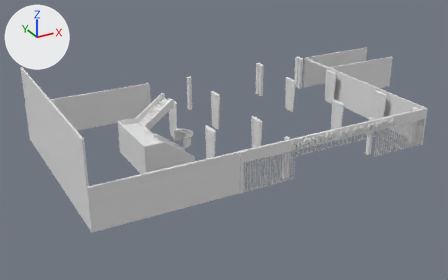
The Blender file Modelos/SotanoA.blend: old version first, new version second.
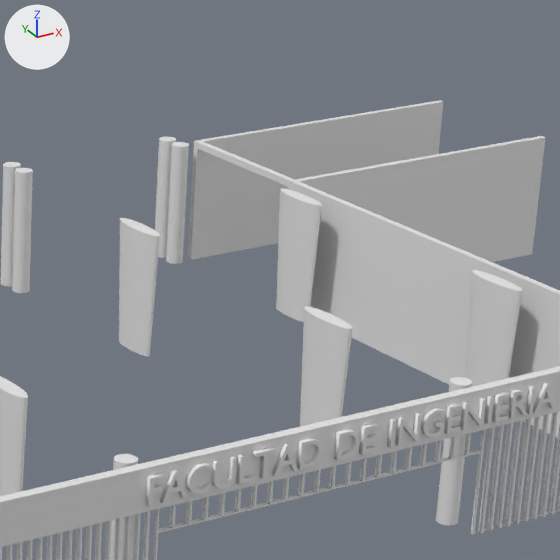
The first picture shows the older version from a 50 mm camera at (-21.1, -42.2, 26.6) aimed at (8.4, 11.4, -0.2). The close-ups show the older and then the newer version on the part from 57% to 88% of the width and 8% to 58% of the height of that picture. Only the edits that show in the close-ups are written down. The lights are fixed; the arrows at upper left show +X, +Y and +Z.

Objects in the first close-up: 'Columna', 'Columna.001', 'Cubo', 'Círculo', 'Texto', 'derecha', 'derecha.001', 'izquierda.001', 'reja de arriba', 'reja de arriba.001' and 1 more.
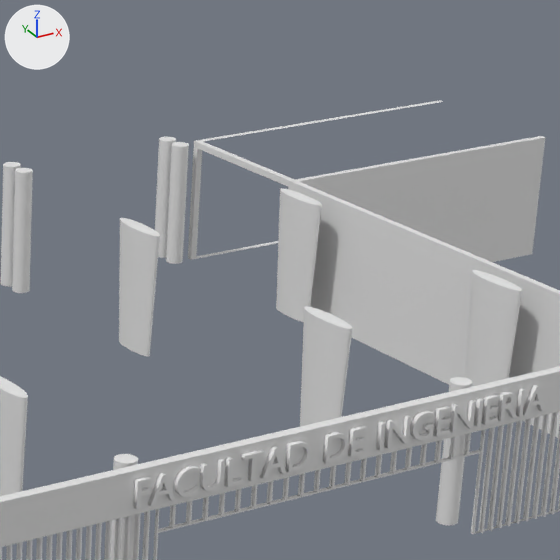
Where the newer file only moved an object's origin or applied its transform, the numbers keep the older frame.

Edits to the scene script, one JSON object a line:
```json
{"block": "me_cubo_001", "where": "# used by ob_cubo; location = (0.0, 0.0, 0.0); scale = (0.673, 0.673, 0.673)"}
{"block": "me_cubo_001", "where": "# verts and faces of me_cubo_001; kept vertices keep their numbers, new ones are numbered from 124"}
{"block": "me_cubo_001", "where": "# before: 26 (38.3, 31.1, 6.0) at pixel (202, 141), 27 (38.3, 31.1, 0.0) at pixel (196, 258), 30 (38.3, 31.4, 6.0) at pixel (199, 140), 31 (38.3, 31.4, 0.0), 32 (53.4, 31.1, 6.0) at pixel (443, 101)"}
{"block": "me_cubo_001", "where": "# before: 33 (53.4, 31.1, 0.0), 34 (53.3, 31.4, 6.0) at pixel (439, 100), 35 (53.3, 31.4, 0.0)"}
{"op": "remove", "block": "me_cubo_001", "code": "me_cubo_001.from_pydata(...)  # 124 vertices, 111 faces; spans x -14.7..53.4, y -0.3..31.6, z 0.0..11.9"}
{"op": "add", "block": "me_cubo_001", "code": "me_cubo_001.from_pydata(...)  # 124 vertices, 108 faces, 1 loose edge; spans x -14.7..53.4, y -0.3..31.6, z 0.0..11.9"}
{"block": "me_cubo_001", "change": "me_cubo_001 part 1"}
{"op": "add", "block": "me_cubo_001", "code": "delete_faces([(32, 33, 35, 34), (30, 34, 35, 31), (26, 27, 33, 32)])"}
{"op": "add", "block": "me_cubo_001", "code": "edges += [(26, 27)]"}
{"op": "set", "path": "ob_texto.location", "old": "(9.07, -0.18, 3.11)", "new": "(8.73, -0.18, 3.11)"}
```

Changed parts and their boxes [x1, y1, x2, y2] in the close-ups (560 x 560 px):
```json
{"object": "Texto", "change": "moved", "before": [146, 383, 555, 507], "after": [133, 385, 545, 509]}
{"part": 1, "of": "me_cubo_001", "change": "cut back", "before": [196, 102, 443, 259]}
```
